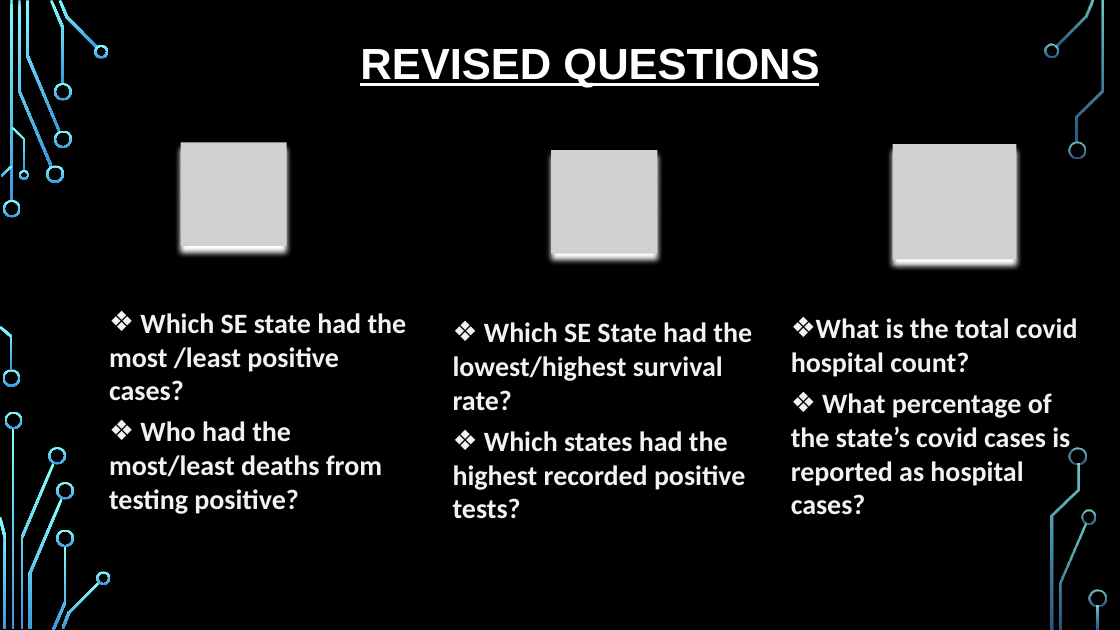
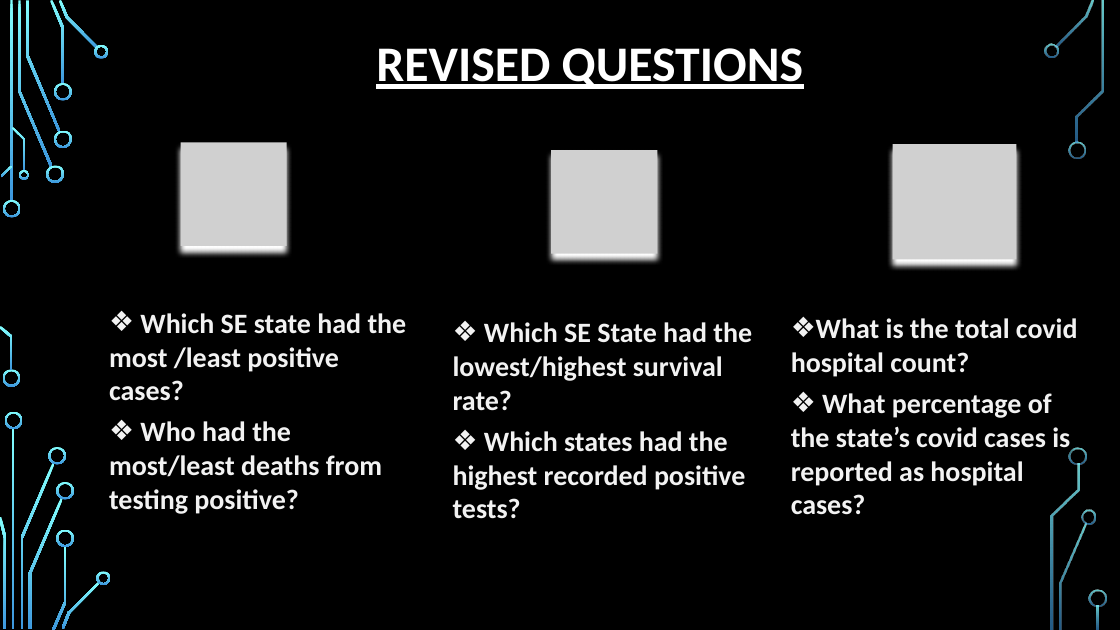
Before and after one commit to burnettaw/CMBKS-Group-5, a slide deck: slide 6 of Group_docs/Covid Analysis Project (BW,KT,CP,MS,SF).pptx. Drawn at 1120x630 pixels with LibreOffice and Linux fonts; fonts in the diff are those of the drawing; grey boxes stand for pictures; background and template pictures are left out. Boxes give left, top, right and bottom in pixels: in the first picture for what was removed or moved away, otherwise in the second. Text is boxed around its words. In the diff, an @@ line names an element or a change of style, - is before the commit and + after.

```diff
--- a/Group_docs/Covid Analysis Project (BW,KT,CP,MS,SF).pptx
+++ b/Group_docs/Covid Analysis Project (BW,KT,CP,MS,SF).pptx
@@ title "REVISED QUESTIONS" at bbox=[376, 48, 803, 89]: size 28 to 32 pt, font Arial to Calibri @@
```
Also in this commit, not shown: 7 other slides changed, 4 slides added, 3 slides removed.
